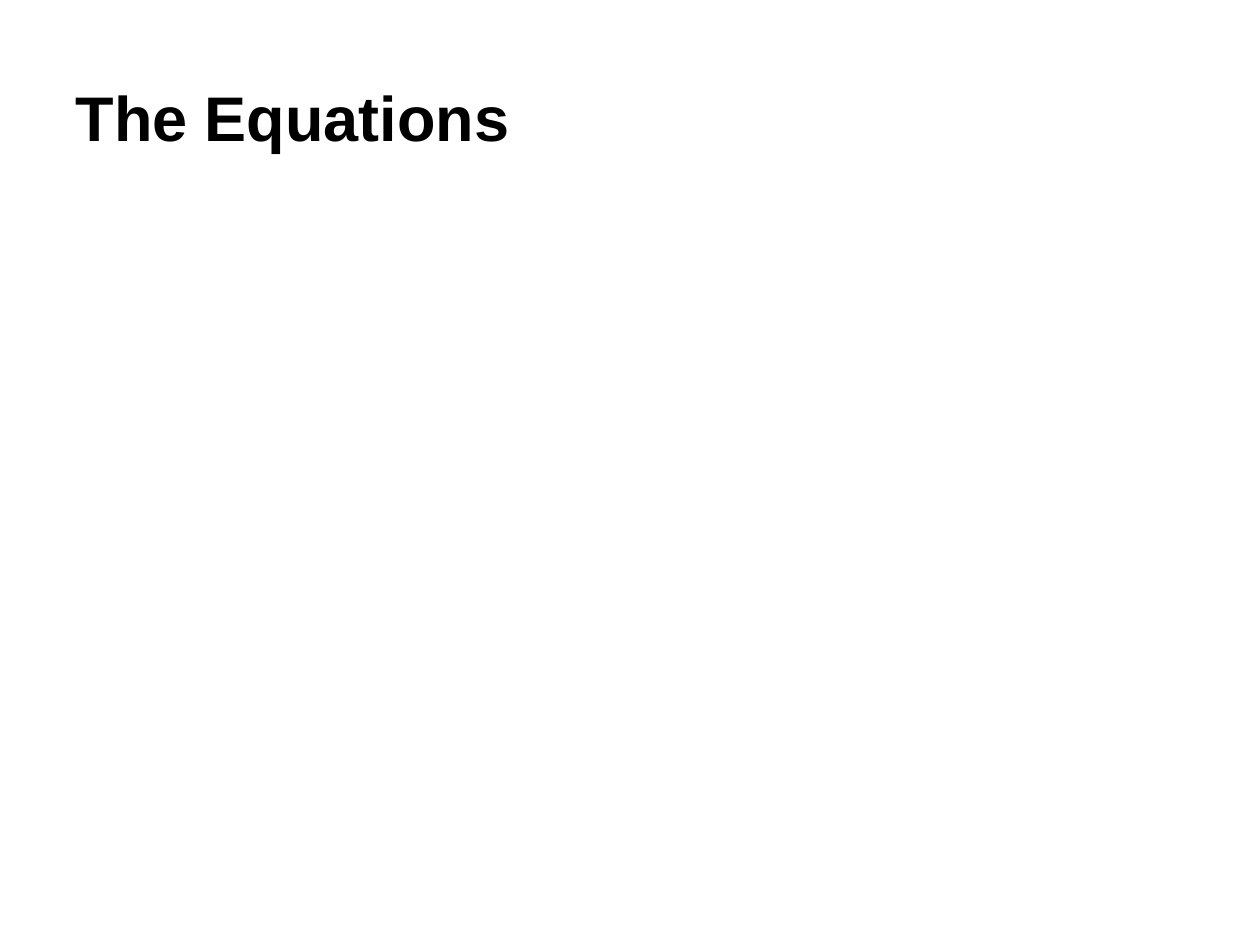
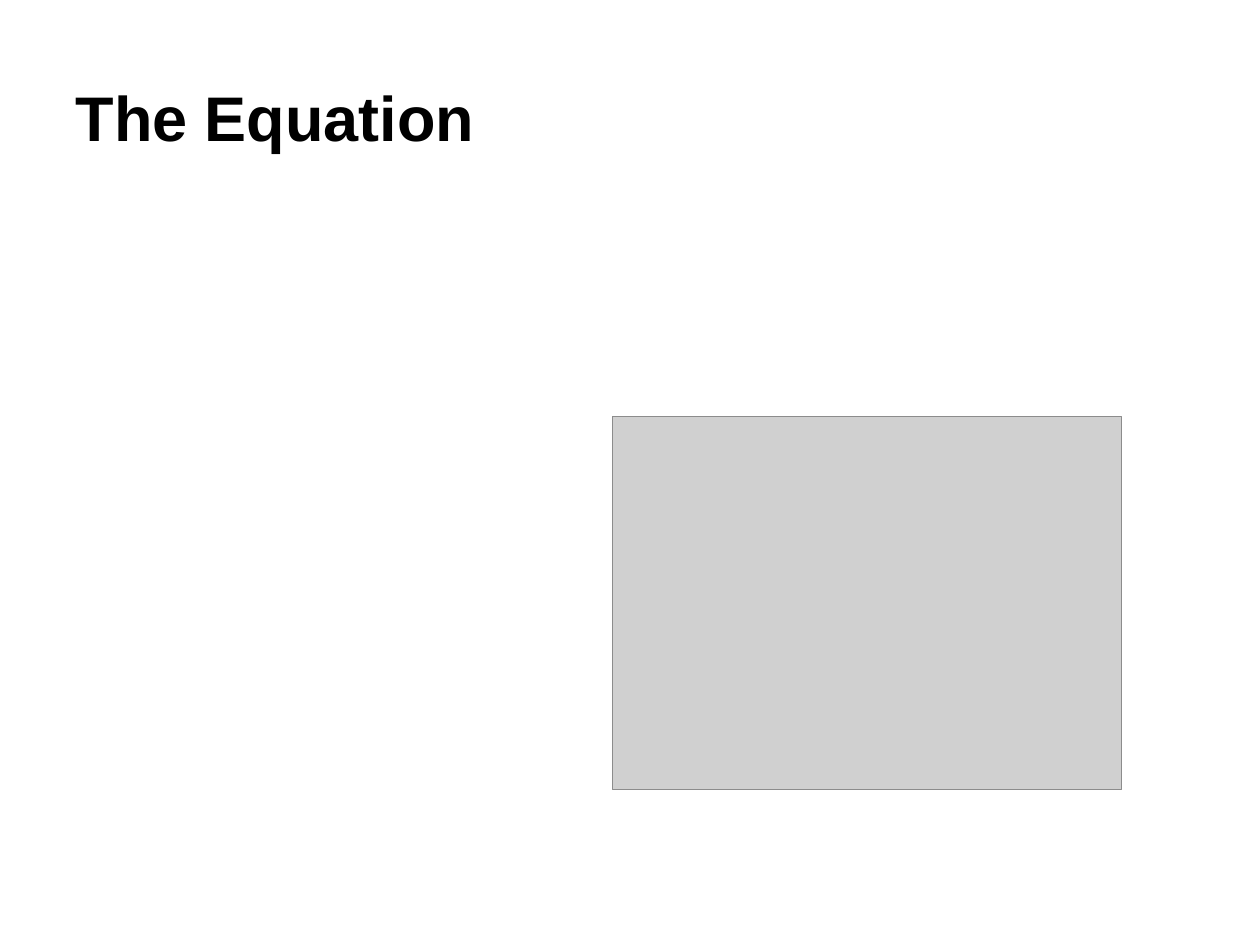
Before and after one commit to astridlangsrud/NumDifffff, a slide deck: slide 2 of bra_presentasjon.pptx. Drawn at 1260x945 pixels with LibreOffice and Linux fonts; fonts in the diff are those of the drawing; grey boxes stand for pictures; background and template pictures are left out. Boxes give left, top, right and bottom in pixels: in the first picture for what was removed or moved away, otherwise in the second. Text is boxed around its words. In the diff, an @@ line names an element or a change of style, - is before the commit and + after.

```diff
--- a/bra_presentasjon.pptx
+++ b/bra_presentasjon.pptx
@@ title at <box>76,95,474,153</box>: text changed @@
-The Equations
+The Equation
@@ picture added at <box>612,416,1121,789</box> @@
```
Also in this commit, not shown: 2 other slides changed, 5 slides added, 1 slide removed, 4 other files.
